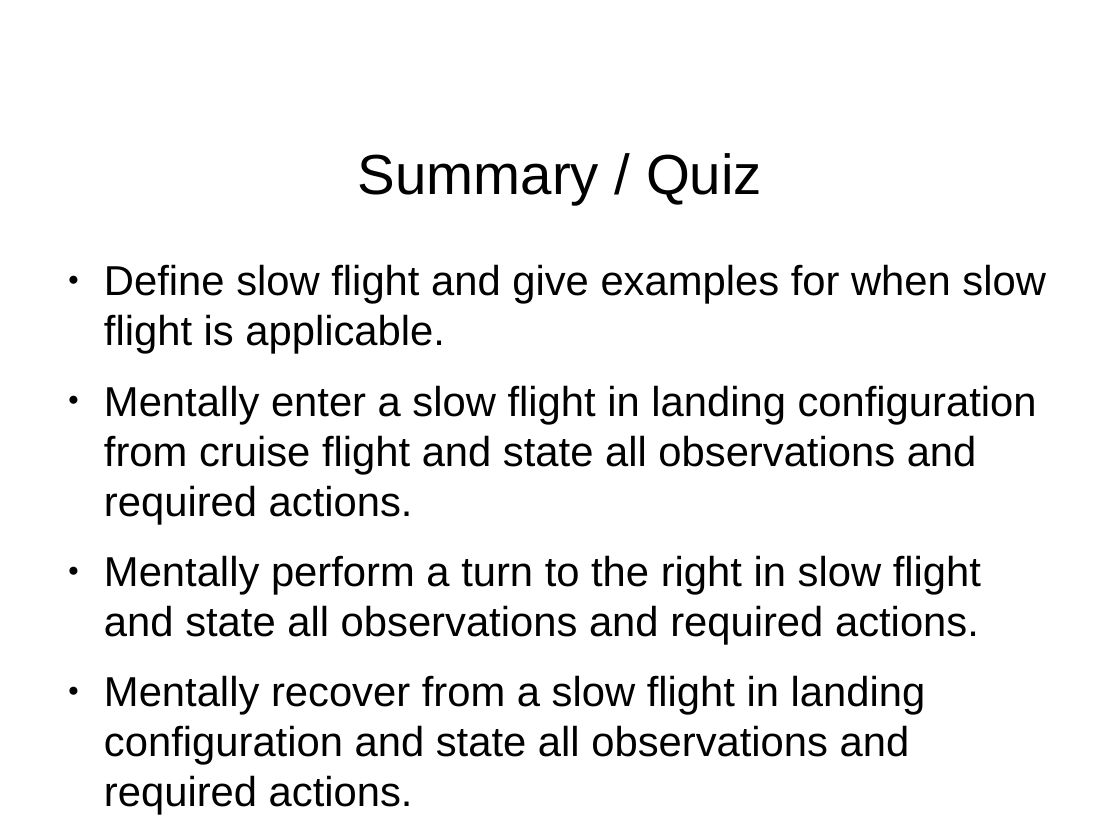
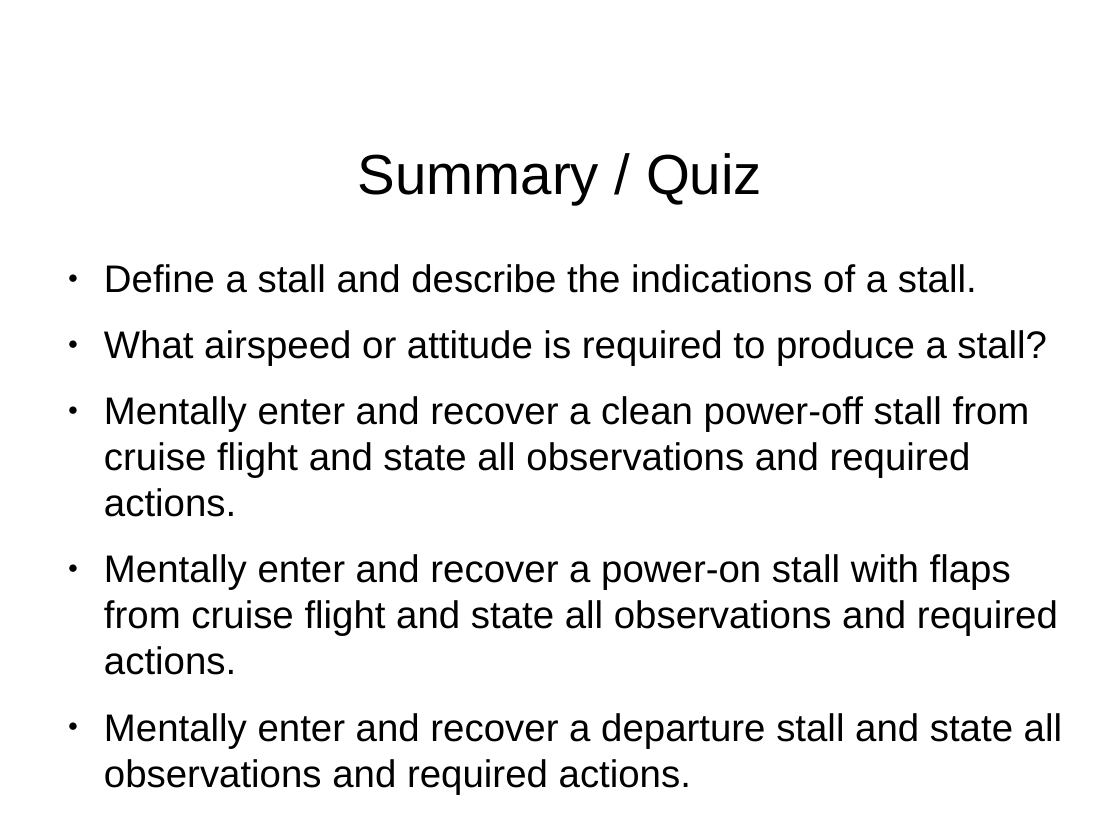
Before and after one commit to stephanheinemann/flight, a slide deck: slide 15 of FI/Stalls/Stalls.odp. Drawn at 1120x840 pixels with LibreOffice and Linux fonts; fonts in the diff are those of the drawing; background and template pictures are left out. Boxes give left, top, right and bottom in pixels: in the first picture for what was removed or moved away, otherwise in the second. Text is boxed around its words. In the diff, an @@ line names an element or a change of style, - is before the commit and + after.

Commit message:
extended stall presentation

```diff
--- a/FI/Stalls/Stalls.odp
+++ b/FI/Stalls/Stalls.odp
@@ text at <box>104,264,1062,748</box>: text changed; size 29.6 to 27.2 pt @@
-● Define slow flight and give examples for when slow flight is applicable.
-● Mentally enter a slow flight in landing configuration from cruise flight and state all observations and required actions.
-● Mentally perform a turn to the right in slow flight and state all observations and required actions.
-● Mentally recover from a slow flight in landing configuration and state all observations and required actions.
+● Define a stall and describe the indications of a stall.
+● What airspeed or attitude is required to produce a stall?
+● Mentally enter and recover a clean power-off stall from cruise flight and state all observations and required actions.
+● Mentally enter and recover a power-on stall with flaps from cruise flight and state all observations and required actions.
+● Mentally enter and recover a departure stall and state all observations and required actions.
```
Also in this commit, not shown: 3 other slides changed, 5 slides added, 5 slides removed, 1 other file.
